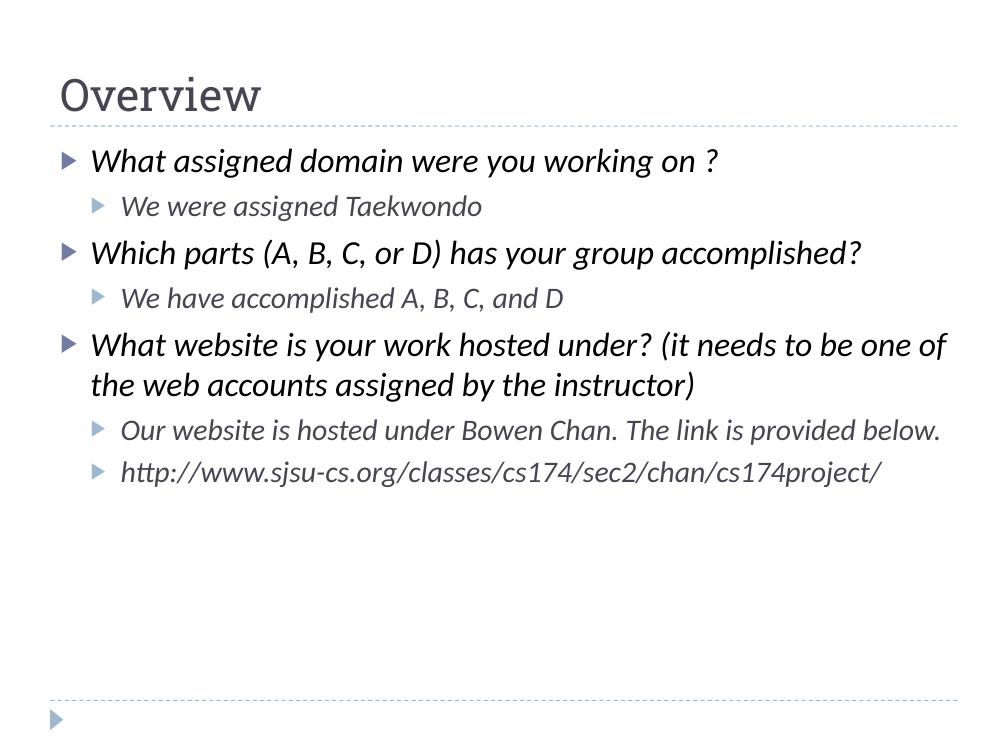
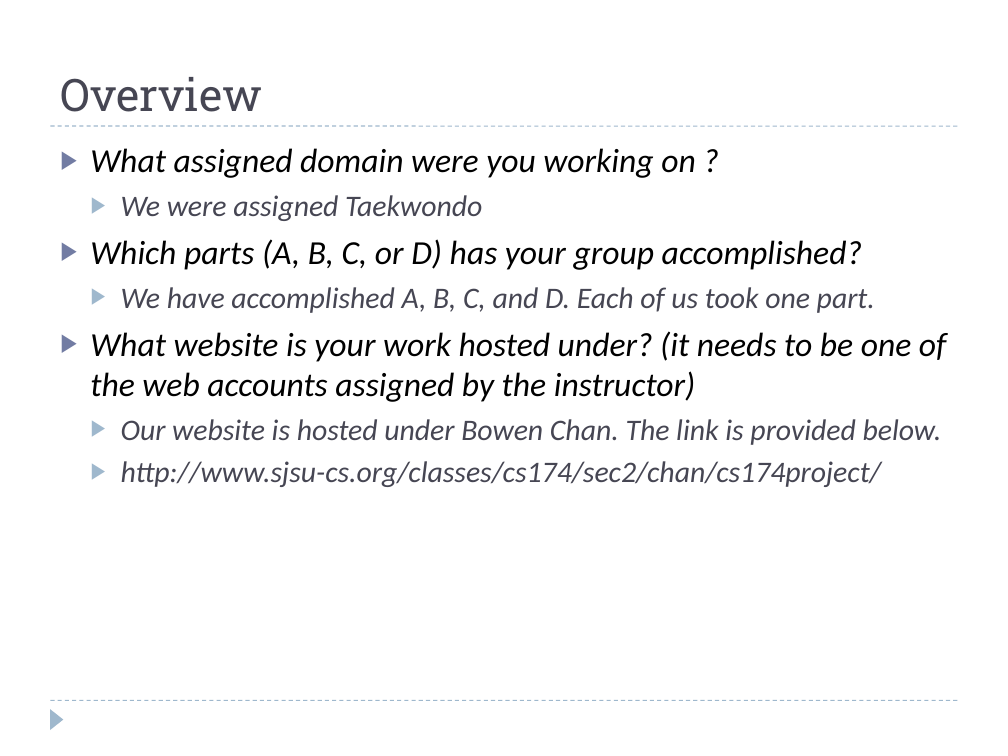
Before and after one commit to BowenChan/CS-174-Website-Project, a slide deck: slide 2 of Presentation and Files/2014 TeamProject3 Presentation 1212014.ppt. Drawn at 1008x756 pixels with LibreOffice and Linux fonts; fonts in the diff are those of the drawing. Boxes give left, top, right and bottom in pixels: in the first picture for what was removed or moved away, otherwise in the second. Text is boxed around its words. In the diff, an @@ line names an element or a change of style, - is before the commit and + after.

Commit message:
added my presentation

```diff
--- a/Presentation and Files/2014 TeamProject3 Presentation 1212014.ppt
+++ b/Presentation and Files/2014 TeamProject3 Presentation 1212014.ppt
@@ text at (121,287,875,313): text changed @@
-  ▶ We have accomplished A, B, C, and D
+  ▶ We have accomplished A, B, C, and D. Each of us took one part.
```
Also in this commit, not shown: 1 other slide changed.
